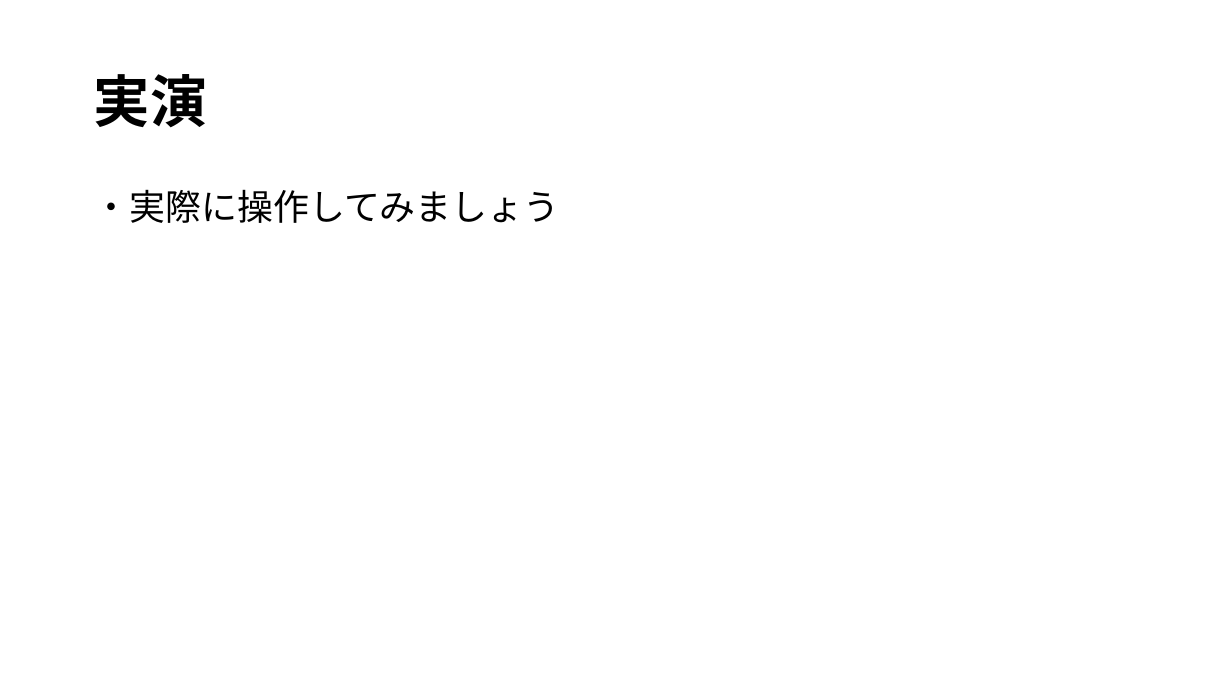
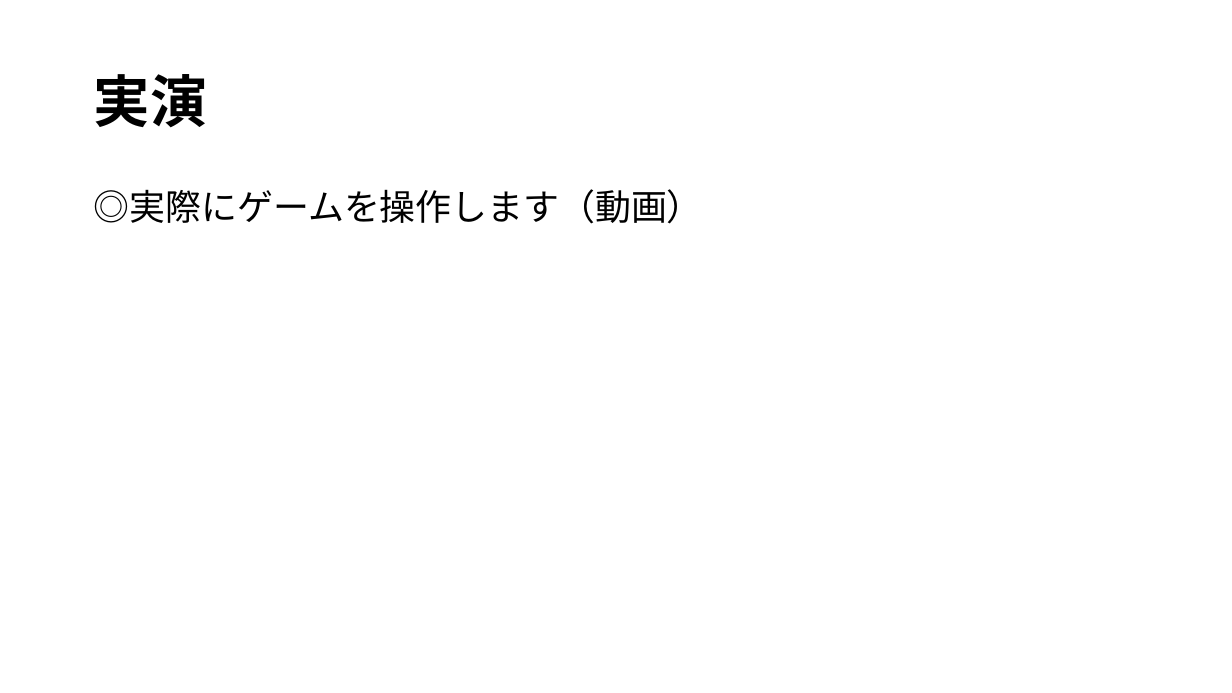
Before and after one commit to WhiteF326/0818_newDev, a slide deck: slide 9 of presentation/Blockln.pptx. Drawn at 1232x693 pixels with LibreOffice and Linux fonts; fonts in the diff are those of the drawing. Boxes give left, top, right and bottom in pixels: in the first picture for what was removed or moved away, otherwise in the second. Text is boxed around its words. In the diff, an @@ line names an element or a change of style, - is before the commit and + after.

```diff
--- a/presentation/Blockln.pptx
+++ b/presentation/Blockln.pptx
@@ text at (x1=94, y1=189, x2=703, y2=224): text changed @@
-・実際に操作してみましょう
+◎実際にゲームを操作します（動画）
```
Also in this commit, not shown: 2 other slides changed.
